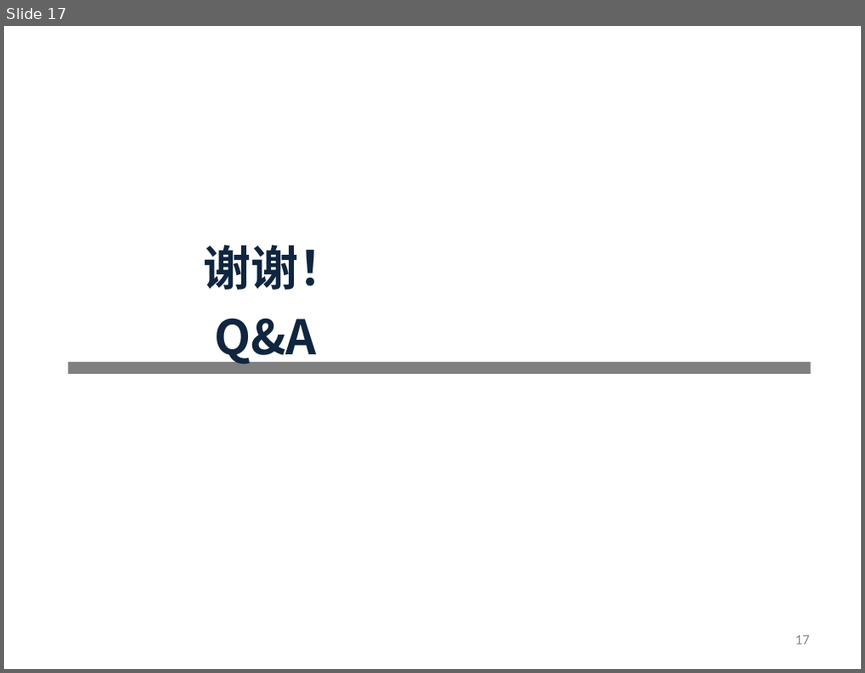
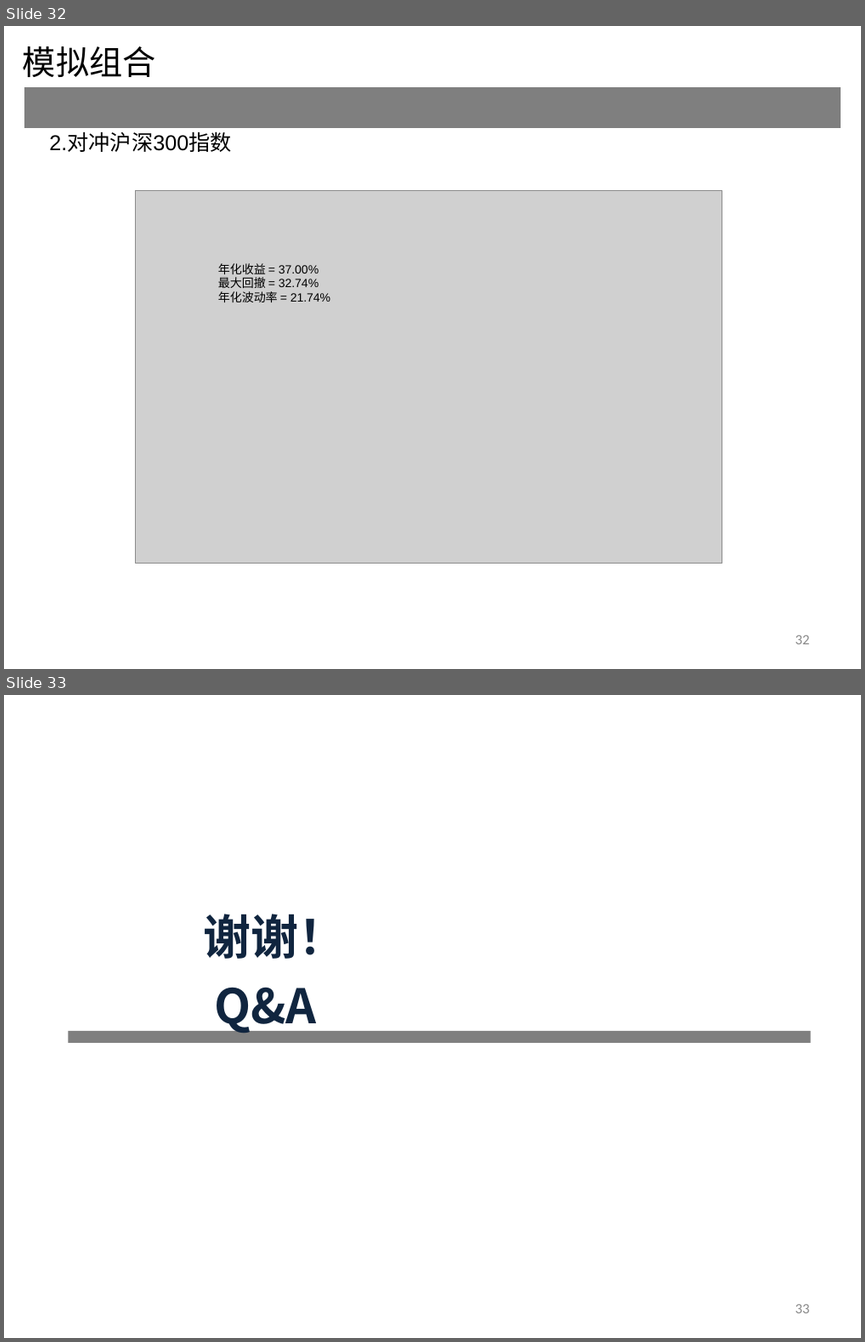
Before and after one commit to rafs/MultiFactor, a slide deck: doc/APM因子.ppt. Shown one above the other, each under a label of ours: slide 17 before the commit, slides 32 and 33 after it. The pictures are 865x673 and 865x1342 pixels, drawn with LibreOffice and Linux fonts; fonts in the diff are those of the drawing; grey boxes stand for pictures. Boxes give left, top, right and bottom in pixels: in the first picture for what was removed or moved away, otherwise in the second. Text is boxed around its words. In the diff, an @@ line names an element or a change of style, - is before the commit and + after.

```diff
--- a/doc/APM因子.ppt
+++ b/doc/APM因子.ppt
@@ slide 32 added at box(4, 26, 861, 669), background #FFFFFF @@
@@ text added at box(23, 46, 156, 77), 28 pt, text #000000 @@
+模拟组合
@@ table added at box(24, 86, 840, 100), 1 rows, 1 columns @@
+
@@ text added at box(49, 133, 231, 152), 18 pt, text #000000 @@
+2.对冲沪深300指数
@@ picture added at box(135, 191, 722, 563) @@
@@ text added at box(218, 263, 330, 302), 10 pt, text #000000 @@
+年化收益 = 37.00%
+最大回撤 = 32.74%
+年化波动率 = 21.74%
@@ page number added at box(795, 635, 810, 644), 12 pt, text #898989 @@
+32
@@ what was slide 17 is now slide 33 @@
@@ page number at box(795, 1304, 810, 1313): text changed @@
-17
+33
```
Also in this commit, not shown: 1 slide changed, 15 other slides added, 5 other files.
